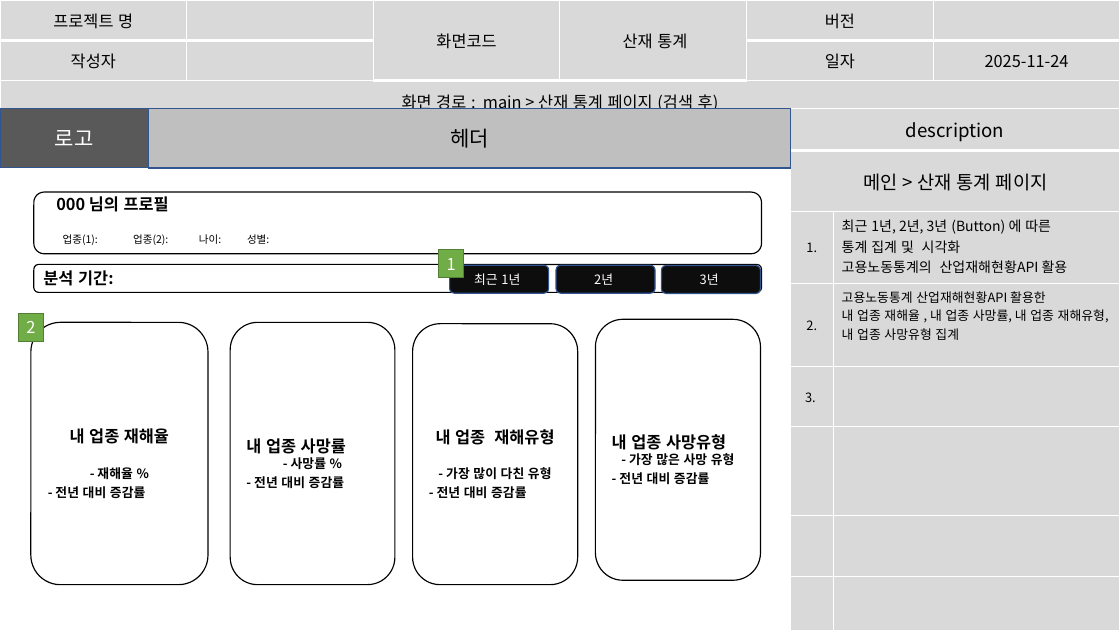
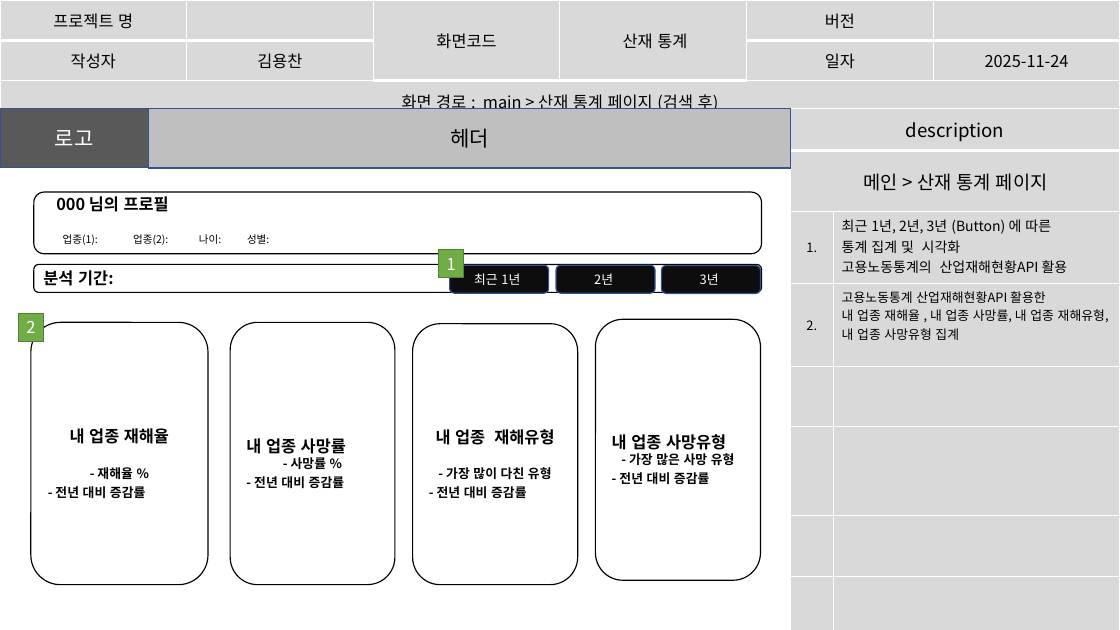
Before and after one commit to imyongchan/source, a slide deck: slide 31 of 종합기획/종합/스토리보드_종합중.pptx (slide 30 before the commit). Drawn at 1120x630 pixels with LibreOffice and Linux fonts; fonts in the diff are those of the drawing. Boxes give left, top, right and bottom in pixels: in the first picture for what was removed or moved away, otherwise in the second. Text is boxed around its words. In the diff, an @@ line names an element or a change of style, - is before the commit and + after.

```diff
--- a/종합기획/종합/스토리보드_종합중.pptx
+++ b/종합기획/종합/스토리보드_종합중.pptx
@@ table at (x1=0, y1=0, x2=1119, y2=128) @@
-row 2, column 2: 
+row 2, column 2: 김용찬
@@ table at (x1=791, y1=108, x2=1120, y2=624) @@
-row 5: 3. | 
+row 8:  | 
```
Also in this commit, not shown: 19 other slides changed, 1 slide added.
